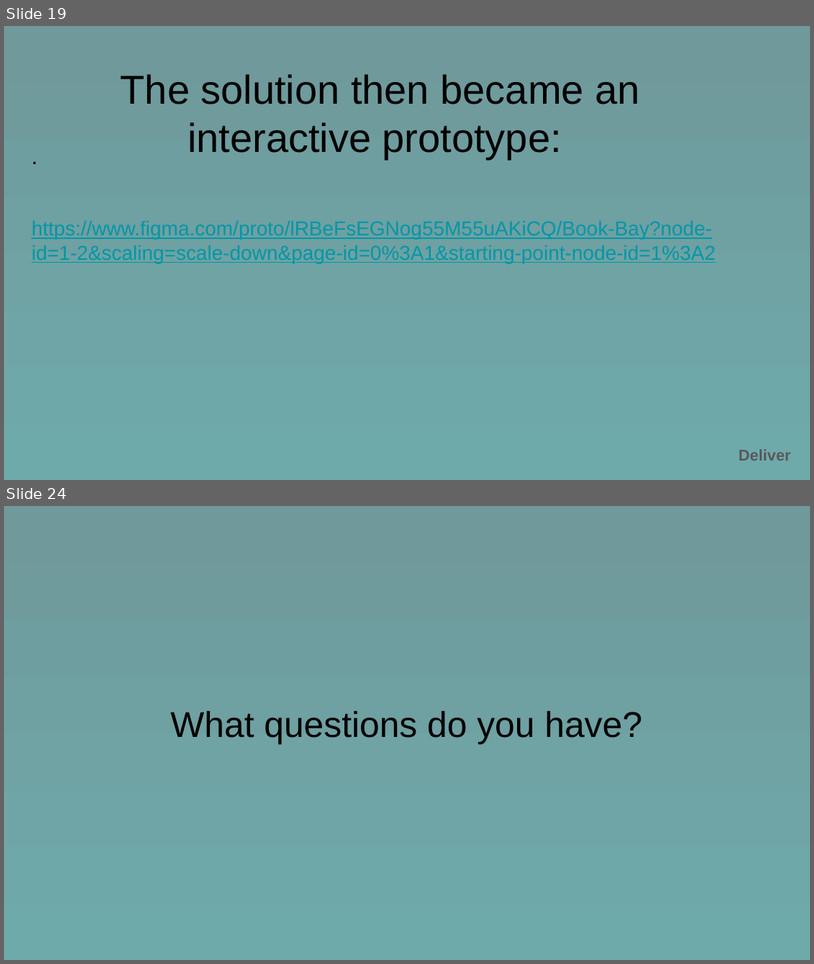
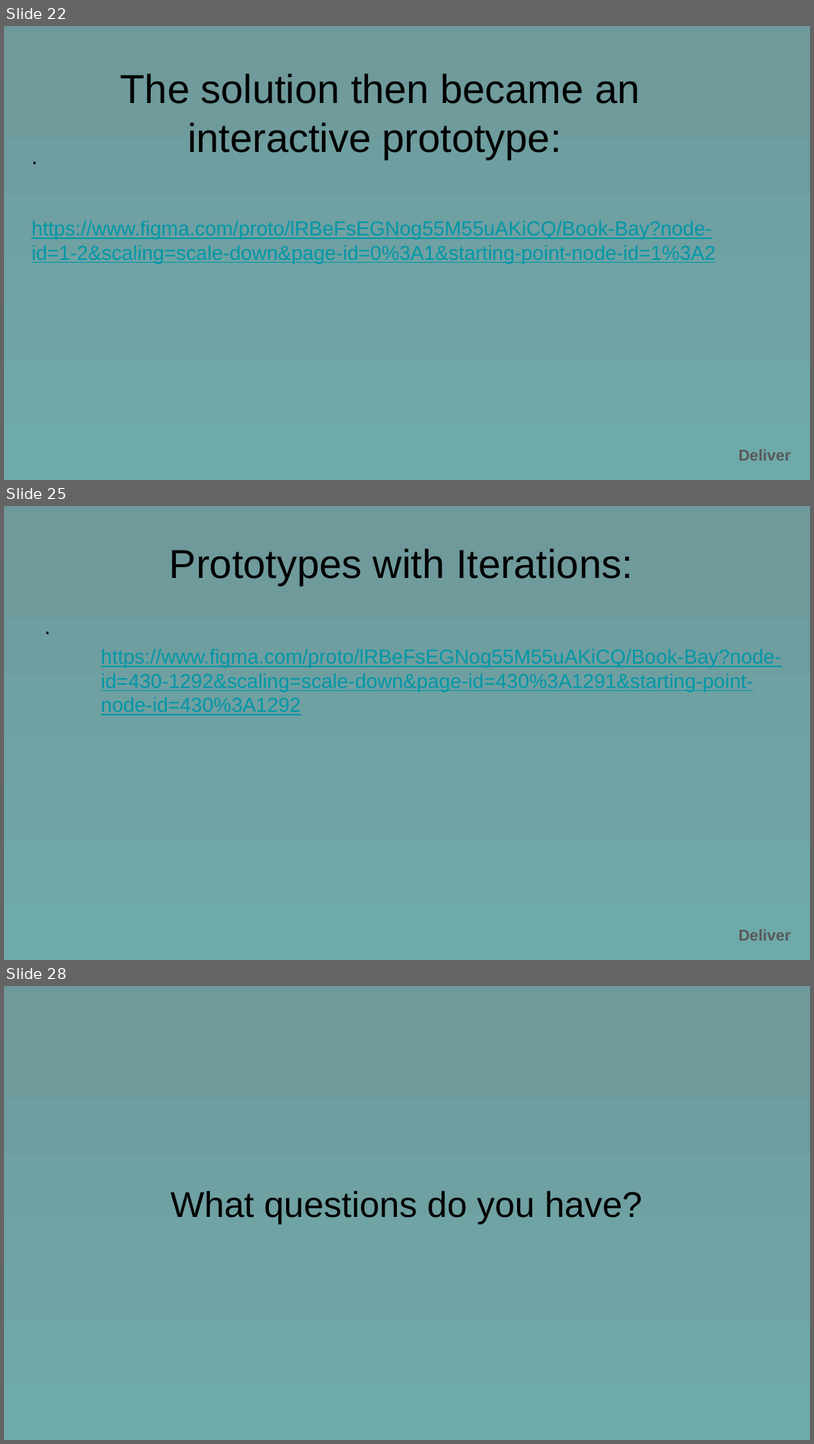
Before and after one commit to hlarkins/Book-Bay, a slide deck: BookBay.pptx. Shown one above the other, each under a label of ours: slides 19 and 24 before the commit, slides 22, 25 and 28 after it; the slides between them are not shown. The pictures are 814x964 and 814x1444 pixels, drawn with LibreOffice and Linux fonts; fonts in the diff are those of the drawing. Boxes give left, top, right and bottom in pixels: in the first picture for what was removed or moved away, otherwise in the second. Text is boxed around its words. In the diff, an @@ line names an element or a change of style, - is before the commit and + after.

Commit message:
Add files via upload
UX2 Project - Book Bay - Final Draft

```diff
--- a/BookBay.pptx
+++ b/BookBay.pptx
@@ slide 25 added at <box>4,506,810,960</box>, background gradient #6F999B to #6FAAAB @@
@@ title added at <box>170,548,633,585</box>, 36 pt, text #000000 @@
+Prototypes with Iterations:
@@ text added at <box>44,613,770,739</box>, 20 pt, text #000000 @@
+.
@@ text added at <box>101,649,782,716</box>, 18 pt, text #0097A7, underline @@
+https://www.figma.com/proto/lRBeFsEGNog55M55uAKiCQ/Book-Bay?node-id=430-1292&scaling=scale-down&page-id=430%3A1291&starting-point-node-id=430%3A1292
@@ text added at <box>739,929,792,941</box>, 14 pt, text #595959, bold @@
+Deliver
@@ what was slide 19 is now slide 22 @@
@@ what was slide 24 is now slide 28 @@
```
Also in this commit, not shown: 6 slides changed, 4 other slides added, 1 slide removed.
